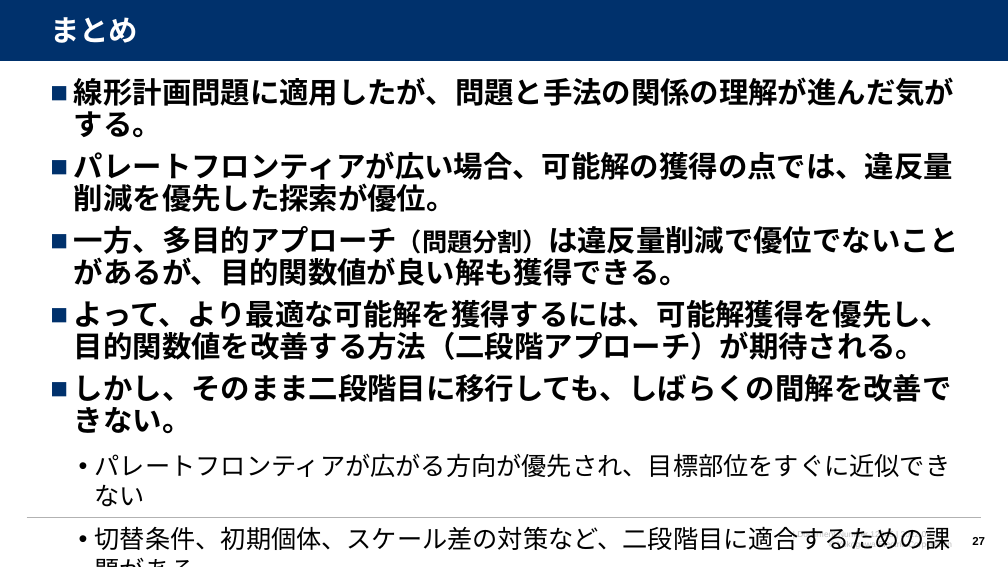
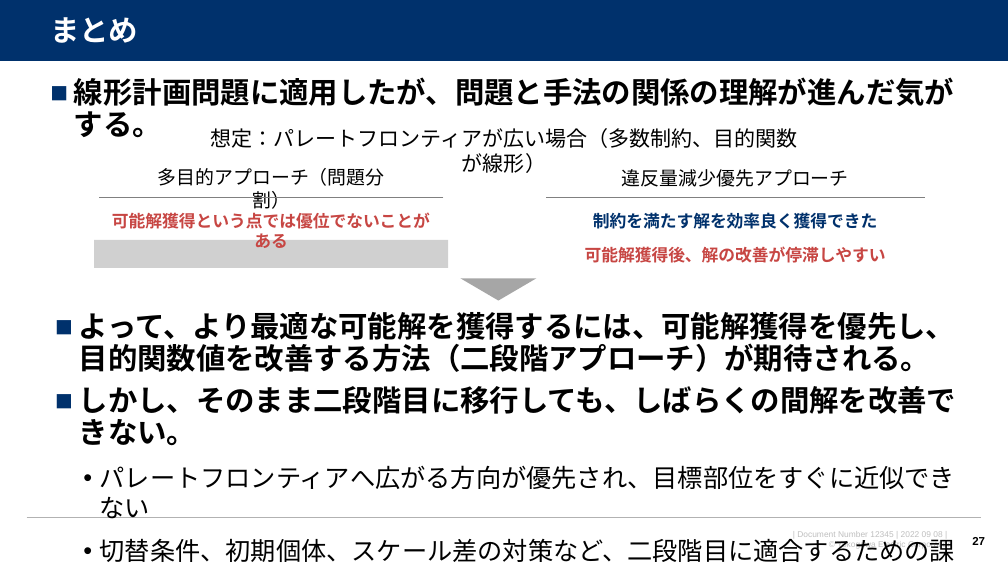
Before and after one commit to watarukumagai-git/opt, a slide deck: slide 27 of opt/220915_スケジューリング問題の検証_rev.0.pptx. Drawn at 1008x567 pixels with LibreOffice and Linux fonts; fonts in the diff are those of the drawing; grey boxes stand for pictures; background and template pictures are left out. Boxes give left, top, right and bottom in pixels: in the first picture for what was removed or moved away, otherwise in the second. Text is boxed around its words. In the diff, an @@ line names an element or a change of style, - is before the commit and + after.

```diff
--- a/opt/220915_スケジューリング問題の検証_rev.0.pptx
+++ b/opt/220915_スケジューリング問題の検証_rev.0.pptx
@@ text added at [210,128,798,173], 20 pt, text #000000 @@
+想定：パレートフロンティアが広い場合（多数制約、目的関数が線形）
@@ text at [74,151,959,550]: paragraphs removed @@
-■ パレートフロンティアが広い場合、可能解の獲得の点では、違反量削減を優先した探索が優位。
-■ 一方、多目的アプローチ（問題分割）は違反量削減で優位でないことがあるが、目的関数値が良い解も獲得できる。
-■ よって、より最適な可能解を獲得するには、可能解獲得を優先し、目的関数値を改善する方法（二段階アプローチ）が期待される。
-■ しかし、そのまま二段階目に移行しても、しばらくの間解を改善できない。
-  • パレートフロンティアが広がる方向が優先され、目標部位をすぐに近似できない
-  • 切替条件、初期個体、スケール差の対策など、二段階目に適合するための課題がある
@@ text added at [158,168,385,186], 18 pt, text #000000 @@
+多目的アプローチ（問題分割）
@@ text added at [622,169,849,187], 18 pt, text #000000 @@
+違反量減少優先アプローチ
@@ line added from (443, 197) to (99, 197), #808080 1.5 pt @@
@@ line added from (925, 197) to (546, 197), #808080 1.5 pt @@
@@ text added at [112,212,430,248], 16 pt, text #C74643, bold @@
+可能解獲得という点では優位でないことがある
@@ text added at [593,212,878,229], 16 pt, text #00316C, bold @@
+制約を満たす解を効率良く獲得できた
@@ picture added at [94,240,448,268] @@
@@ text added at [585,246,886,263], 16 pt, text #C74643, bold @@
+可能解獲得後、解の改善が停滞しやすい
@@ triangle added at [461,278,537,301], fill #A6A6A6 @@
@@ text added at [79,312,957,562], 28 pt, text #000000, bold @@
+■ よって、より最適な可能解を獲得するには、可能解獲得を優先し、目的関数値を改善する方法（二段階アプローチ）が期待される。
+■ しかし、そのまま二段階目に移行しても、しばらくの間解を改善できない。
+  • パレートフロンティアへ広がる方向が優先され、目標部位をすぐに近似できない
+  • 切替条件、初期個体、スケール差の対策など、二段階目に適合するための課題がある
```
Also in this commit, not shown: 2 other slides changed, 4 slides removed.
